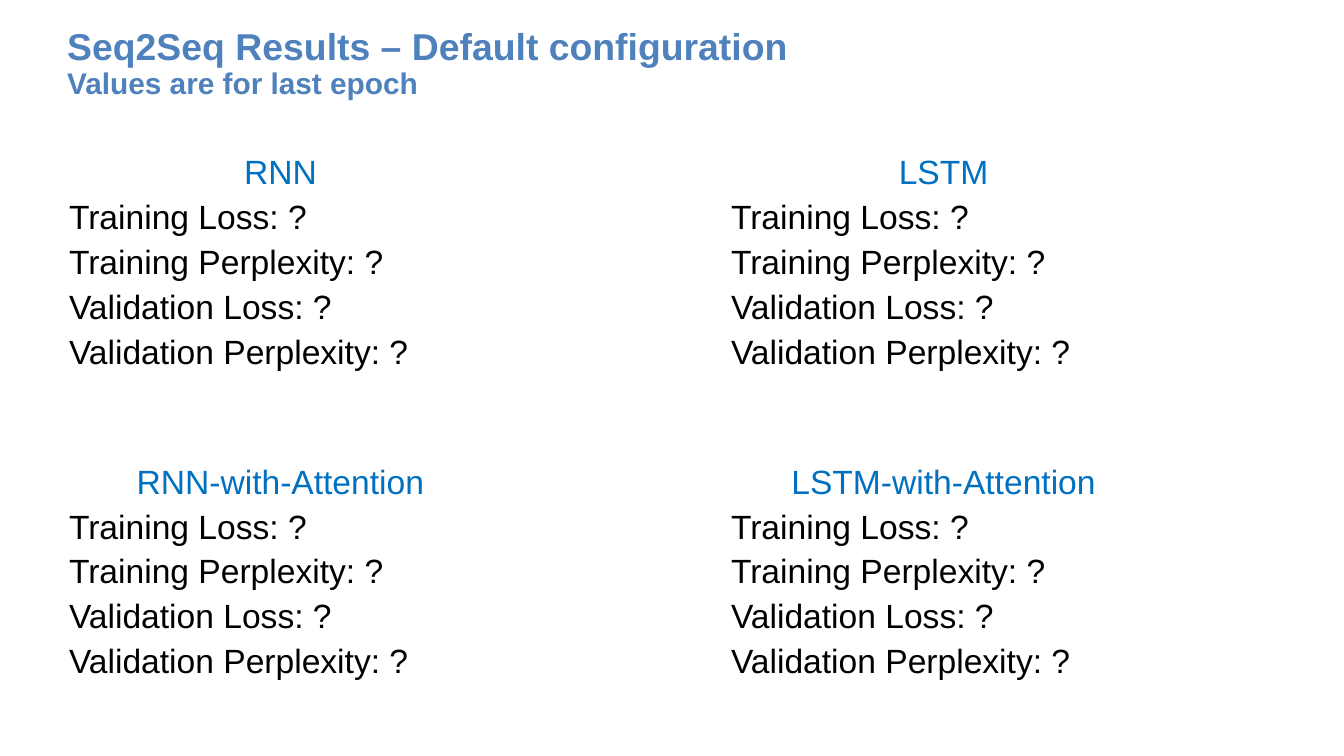
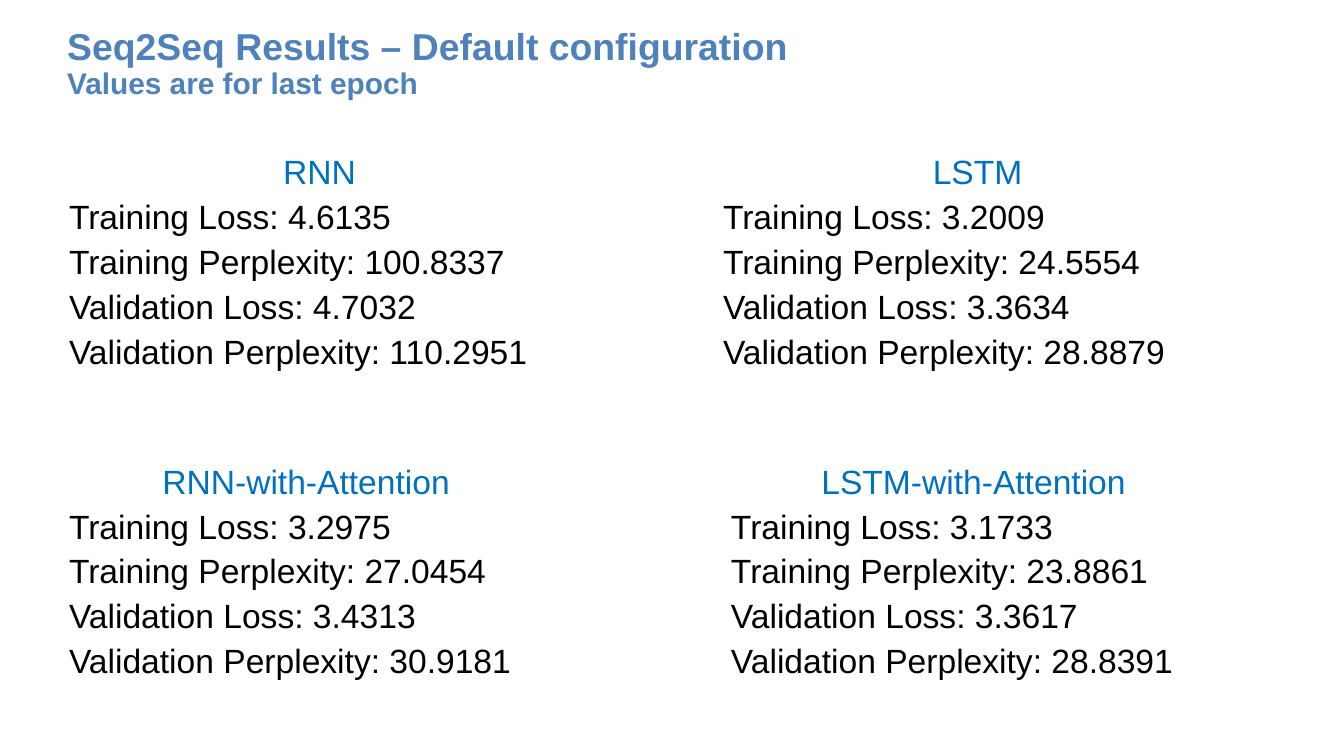
Before and after one commit to gonzaleznicolas/DL_A3, a slide deck: slide 2 of assignment3-nlp-template.pptx. Drawn at 1344x756 pixels with LibreOffice and Linux fonts; fonts in the diff are those of the drawing. Boxes give left, top, right and bottom in pixels: in the first picture for what was removed or moved away, otherwise in the second. Text is boxed around its words. In the diff, an @@ line names an element or a change of style, - is before the commit and + after.

Commit message:
wip

```diff
--- a/assignment3-nlp-template.pptx
+++ b/assignment3-nlp-template.pptx
@@ text "LSTM" moved from (x1=731, y1=160, x2=1042, y2=370) to (x1=723, y1=160, x2=1164, y2=370) @@
@@ text at (x1=69, y1=204, x2=527, y2=370): text changed @@
-Training Loss: ?
-Training Perplexity: ?
-Validation Loss: ?
-Validation Perplexity: ?
+Training Loss: 4.6135
+Training Perplexity: 100.8337
+Validation Loss: 4.7032
+Validation Perplexity: 110.2951
@@ text at (x1=723, y1=204, x2=1164, y2=370): text changed @@
-Training Loss: ?
-Training Perplexity: ?
-Validation Loss: ?
-Validation Perplexity: ?
+Training Loss: 3.2009
+Training Perplexity: 24.5554
+Validation Loss: 3.3634
+Validation Perplexity: 28.8879
@@ text at (x1=69, y1=514, x2=510, y2=679): text changed @@
-Training Loss: ?
-Training Perplexity: ?
-Validation Loss: ?
-Validation Perplexity: ?
+Training Loss: 3.2975
+Training Perplexity: 27.0454
+Validation Loss: 3.4313
+Validation Perplexity: 30.9181
@@ text at (x1=731, y1=514, x2=1172, y2=679): text changed @@
-Training Loss: ?
-Training Perplexity: ?
-Validation Loss: ?
-Validation Perplexity: ?
+Training Loss: 3.1733
+Training Perplexity: 23.8861
+Validation Loss: 3.3617
+Validation Perplexity: 28.8391
```
Also in this commit, not shown: 1 other slide changed.
